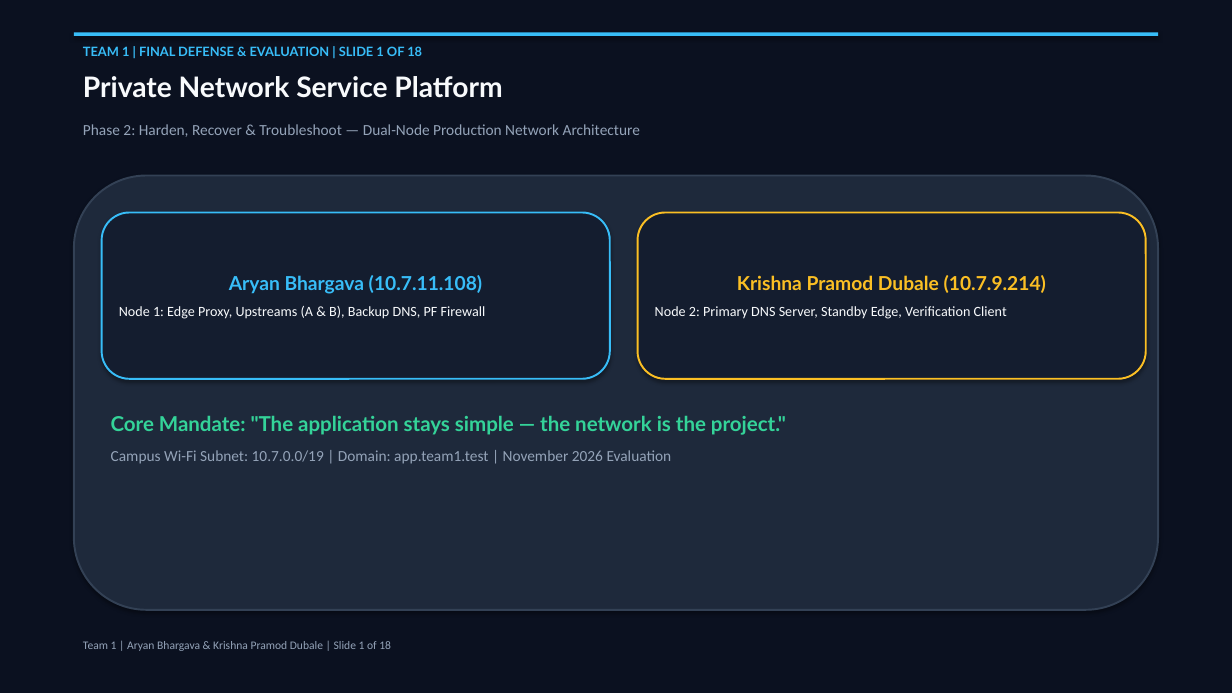
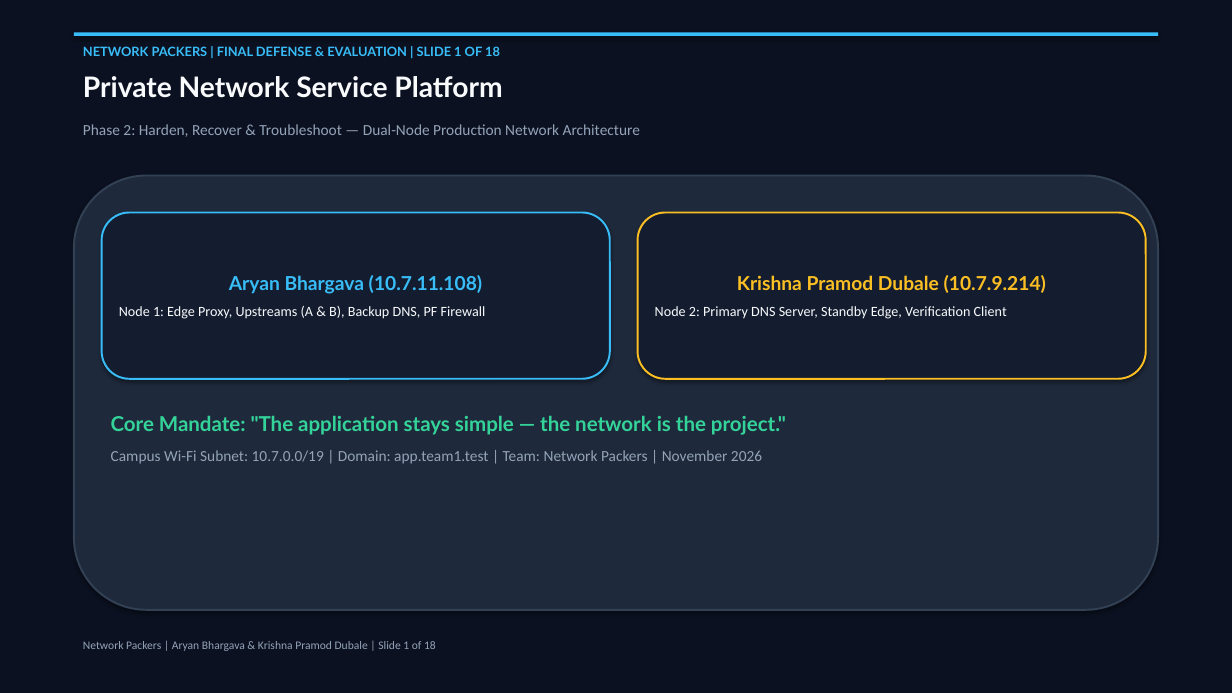
Before and after one commit to sanath-2512/Computer_Network, a slide deck: slide 1 of docs/Phase2_Final_Presentation_Team1.pptx. Drawn at 1232x693 pixels with LibreOffice and Linux fonts; fonts in the diff are those of the drawing. Boxes give left, top, right and bottom in pixels: in the first picture for what was removed or moved away, otherwise in the second. Text is boxed around its words. In the diff, an @@ line names an element or a change of style, - is before the commit and + after.

Commit message:
docs: update team branding to Network Packers across presentation and reports

```diff
--- a/docs/Phase2_Final_Presentation_Team1.pptx
+++ b/docs/Phase2_Final_Presentation_Team1.pptx
@@ text at <box>83,46,500,56</box>: text changed @@
-TEAM 1 | FINAL DEFENSE & EVALUATION | SLIDE 1 OF 18
+NETWORK PACKERS | FINAL DEFENSE & EVALUATION | SLIDE 1 OF 18
@@ text at <box>111,450,762,464</box>: text changed @@
-Campus Wi-Fi Subnet: 10.7.0.0/19 | Domain: app.team1.test | November 2026 Evaluation
+Campus Wi-Fi Subnet: 10.7.0.0/19 | Domain: app.team1.test | Team: Network Packers | November 2026
@@ text at <box>83,641,436,651</box>: text changed @@
-Team 1 | Aryan Bhargava & Krishna Pramod Dubale | Slide 1 of 18
+Network Packers | Aryan Bhargava & Krishna Pramod Dubale | Slide 1 of 18
```
Also in this commit, not shown: 17 other slides changed, 5 other files.
